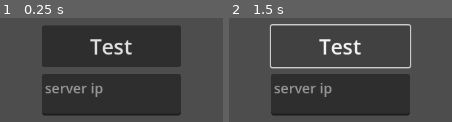
Above: before the commit, frames 1-2 (left to right).
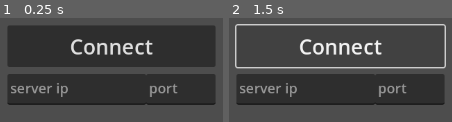
Above: after the commit, the same moments.

Repository: TomaszSierzputowski/RTS
Game: Godot game, scene res://Shared/base_scene.tscn
Two runs of this game, one before a commit and one after it. Both use one fixed random seed, a clock stepped at 60 frames per second and the inputs below.
Inputs (mouse positions are in pixels of both pictures, inside the frame that each line leads up to):
- Up to frame 1 (0.25 s): no input
- Up to frame 2 (1.5 s): click (340, 46) at 0.5 s, where only the run before the commit has a clickable "Test"; click (340, 46) at 1.25 s, where only the run after the commit has a clickable "Connect"

The runs differ from the first frame. In frame 1, 32% of the frame differs, in the area x 3-97%, y 7-95%; in frame 2, 22%.

Commit message:
sending messages

Diff:
--- a/Client/Scenes/main_menu.tscn
+++ b/Client/Scenes/main_menu.tscn
@@ -5,34 +5,51 @@
 [node name="MainMenu" type="Node"]
 script = ExtResource("1_b4utr")
 
-[node name="TestButton" type="Button" parent="."]
+[node name="ConnectButton" type="Button" parent="."]
 anchors_preset = 8
 anchor_left = 0.5
 anchor_top = 0.5
 anchor_right = 0.5
 anchor_bottom = 0.5
-offset_left = -100.0
+offset_left = -150.0
 offset_top = -65.0
-offset_right = 100.0
+offset_right = 150.0
 offset_bottom = -5.0
 grow_horizontal = 2
 grow_vertical = 2
 theme_override_font_sizes/font_size = 30
-text = "Test"
+text = "Connect"
 
-[node name="ServerIpInput" type="TextEdit" parent="."]
+[node name="ServerIpInput" type="TextEdit" parent="ConnectButton"]
+layout_mode = 1
 anchors_preset = 8
 anchor_left = 0.5
 anchor_top = 0.5
 anchor_right = 0.5
 anchor_bottom = 0.5
-offset_left = -100.0
-offset_top = 5.0
-offset_right = 100.0
-offset_bottom = 65.0
+offset_left = -150.0
+offset_top = 40.0
+offset_right = 50.0
+offset_bottom = 85.0
 grow_horizontal = 2
 grow_vertical = 2
 theme_override_font_sizes/font_size = 20
 placeholder_text = "server ip"
 
-[connection signal="pressed" from="TestButton" to="." method="_on_test_button_pressed"]
+[node name="PortInput" type="TextEdit" parent="ConnectButton"]
+layout_mode = 1
+anchors_preset = 8
+anchor_left = 0.5
+anchor_top = 0.5
+anchor_right = 0.5
+anchor_bottom = 0.5
+offset_left = 50.0
+offset_top = 40.0
+offset_right = 150.0
+offset_bottom = 85.0
+grow_horizontal = 2
+grow_vertical = 2
+theme_override_font_sizes/font_size = 20
+placeholder_text = "port"
+
+[connection signal="pressed" from="ConnectButton" to="." method="_on_connect_button_pressed"]
--- a/Client/Scripts/main_menu.gd
+++ b/Client/Scripts/main_menu.gd
@@ -1,10 +1,21 @@
 extends Node
 
-@onready var server_ip = $ServerIpInput
+signal send_message(message : String)
 
-func _on_test_button_pressed() -> void:
+@onready var server_ip = $ConnectButton/ServerIpInput
+@onready var port = $ConnectButton/PortInput
+var network
+
+func _ready() -> void:
+	network = get_node("../Network")
+	send_message.connect(network._send_message)
+
+func _on_connect_button_pressed() -> void:
 	print("trying to connect...")
 
 	var client = ENetMultiplayerPeer.new()
-	client.create_client(server_ip.text, 8080)
+	client.create_client(server_ip.text, int(port.text))
 	multiplayer.multiplayer_peer = client
+
+	await multiplayer.connected_to_server
+	send_message.emit("test")
--- a/Server/server.gd
+++ b/Server/server.gd
@@ -1,7 +1,17 @@
 extends Node
+
+signal send_message(message : String)
+
+var network
+
+var client1_id : int = -1
+var client2_id : int = -1
 
 func _ready() -> void:
 	print("This is a server")
+	network = get_node("../Network")
+	send_message.connect(network._send_message)
+
 	multiplayer.peer_connected.connect(self._on_client_connect)
 	multiplayer.peer_disconnected.connect(self._on_client_disconnect)
 
@@ -10,7 +20,16 @@
 	multiplayer.multiplayer_peer = server
 
 func _on_client_connect(clientID : int) -> void:
+	if client1_id == -1:
+		client1_id = clientID
+	else:
+		client2_id = clientID
 	print("Client connected, id: " + str(clientID))
+	send_message.emit("Client connected, id: " + str(clientID))
 
-func _on_client_disconnect(clientID) -> void:
+func _on_client_disconnect(clientID : int) -> void:
+	if client1_id == clientID:
+		client1_id = -1
+	else:
+		client2_id = -1
 	print("Client disconnected, id: " + str(clientID))
--- a/Shared/base_scene.gd
+++ b/Shared/base_scene.gd
@@ -2,6 +2,8 @@
 
 func _ready() -> void:
 	if OS.has_feature("server"):
-		get_tree().call_deferred("change_scene_to_file", "res://Server/server_base.tscn")
+		var scene = load("res://Server/server_base.tscn").instantiate()
+		call_deferred("add_child", scene)
 	else:
-		get_tree().call_deferred("change_scene_to_file", "res://Client/Scenes/main_menu.tscn")
+		var scene = load("res://Client/Scenes/main_menu.tscn").instantiate()
+		call_deferred("add_child", scene)
--- a/Shared/base_scene.tscn
+++ b/Shared/base_scene.tscn
@@ -1,6 +1,10 @@
-[gd_scene load_steps=2 format=3 uid="uid://c3khkm0oi4bt8"]
+[gd_scene load_steps=3 format=3 uid="uid://c3khkm0oi4bt8"]
 
 [ext_resource type="Script" path="res://Shared/base_scene.gd" id="1_7rlxp"]
+[ext_resource type="Script" path="res://Shared/network.gd" id="2_njhbx"]
 
 [node name="BaseScene" type="Node"]
 script = ExtResource("1_7rlxp")
+
+[node name="Network" type="Node" parent="."]
+script = ExtResource("2_njhbx")
--- /dev/null
+++ b/Shared/network.gd
@@ -0,0 +1,8 @@
+extends Node
+
+@rpc("any_peer")
+func send_message(message : String) -> void:
+	print("Received message: " + message)
+
+func _send_message(message : String) -> void:
+	send_message.rpc(message)
